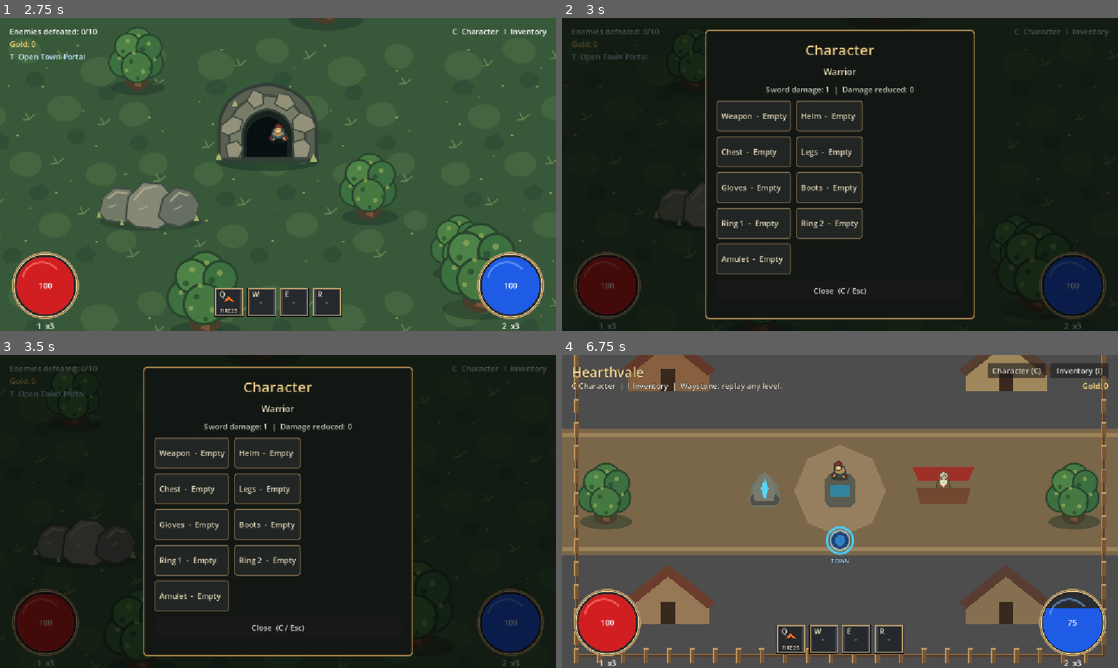
Above: before the commit, frames 1-4 (two rows, left to right).
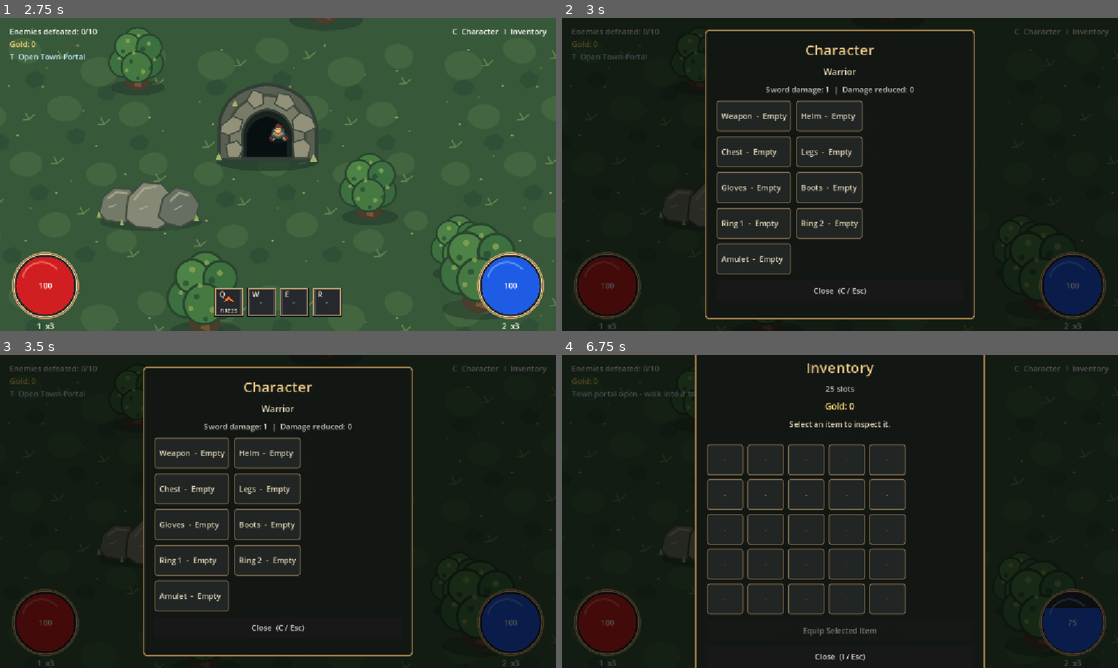
Above: after the commit, the same moments.

Repository: muyari/simple-game-godot
Game: Godot game, scene res://Menu.tscn
Same seed, same stepped clock (60 frames per second), same inputs: the game is played once before the commit and once after it.
Inputs:
- Up to frame 1 (2.75 s): click "Warrior" at 0.5 s; click "Choose a Level" at 1.25 s; click "Level 1 - Forest Outskirts" at 2 s
- Up to frame 2 (3 s): tap Enter (ui_accept) at 2.75 s; hold Right (ui_right) from 2.78 s (still down); tap C at 2.85 s
- Up to frame 3 (3.5 s): keep holding Right (ui_right); tap Enter (ui_accept) at 3.02 s
- Up to frame 4 (6.75 s): release Right (ui_right) at 3.53 s; hold Down (ui_down) 3.53-4.28 s; tap I at 3.6 s; tap Enter (ui_accept) at 3.77, 5.27, 6.02 s; hold Right (ui_right) 4.28-5.03 s; tap 1 at 4.35 s; hold Up (ui_up) 5.03-5.78 s; tap 2 at 5.1 s; hold Left (ui_left) from 5.78 s (still down); tap Q at 5.85 s; tap T at 6.6 s

Frame 1 is identical in both runs. In frame 2, 0.1% of the frame differs, in the area x 0-100%, y 5-88%; in frame 3, 1.0%; in frame 4, 98%, in the area x 0-100%, y 0-100%.

Commit message:
updated directional controls for wasd

Diff:
--- a/simple-game-godot/Player.gd
+++ b/simple-game-godot/Player.gd
@@ -81,7 +81,7 @@
 	_update_potion_refills(delta)
 	_update_potion_effects(delta)
 
-	var direction := Input.get_vector("ui_left", "ui_right", "ui_up", "ui_down")
+	var direction := Input.get_vector("move_left", "move_right", "move_up", "move_down")
 	if direction != Vector2.ZERO:
 		velocity = velocity.move_toward(direction * SPEED, ACCELERATION * delta)
 		facing = _cardinal_direction(direction)
--- a/simple-game-godot/project.godot
+++ b/simple-game-godot/project.godot
@@ -28,6 +28,25 @@
 
 3d/physics_engine="Jolt Physics"
 
+[input]
+
+move_left={
+"deadzone": 0.2,
+"events": [Object(InputEventKey,"physical_keycode":65)]
+}
+move_right={
+"deadzone": 0.2,
+"events": [Object(InputEventKey,"physical_keycode":68)]
+}
+move_up={
+"deadzone": 0.2,
+"events": [Object(InputEventKey,"physical_keycode":87)]
+}
+move_down={
+"deadzone": 0.2,
+"events": [Object(InputEventKey,"physical_keycode":83)]
+}
+
 [rendering]
 
 rendering_device/driver.windows="d3d12"
